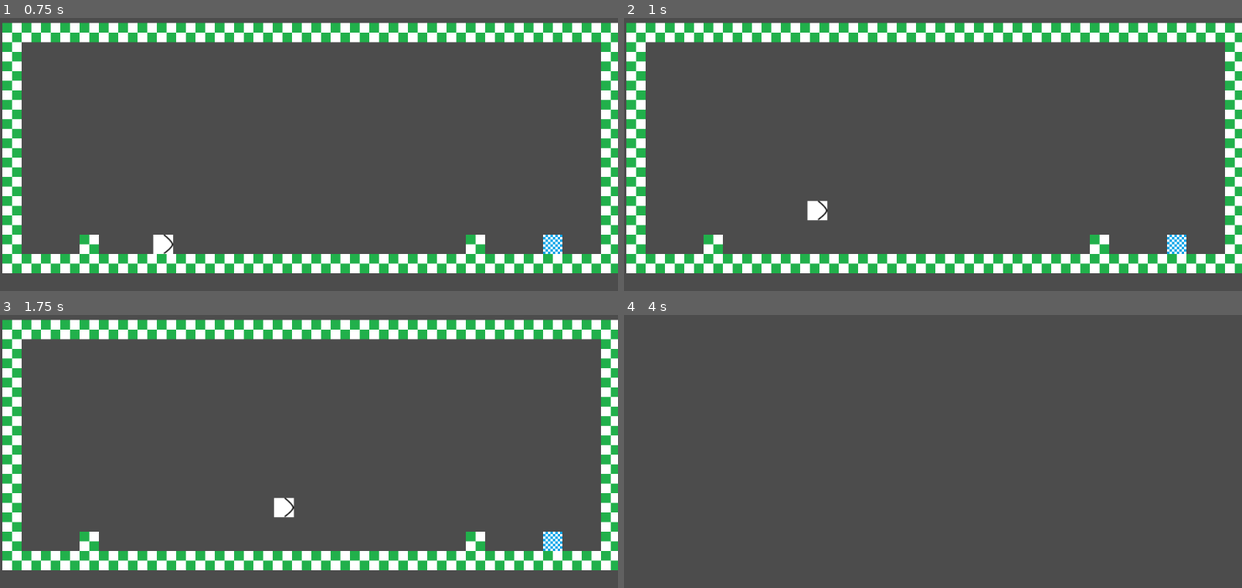
Above: before the commit, frames 1-4 (two rows, left to right).
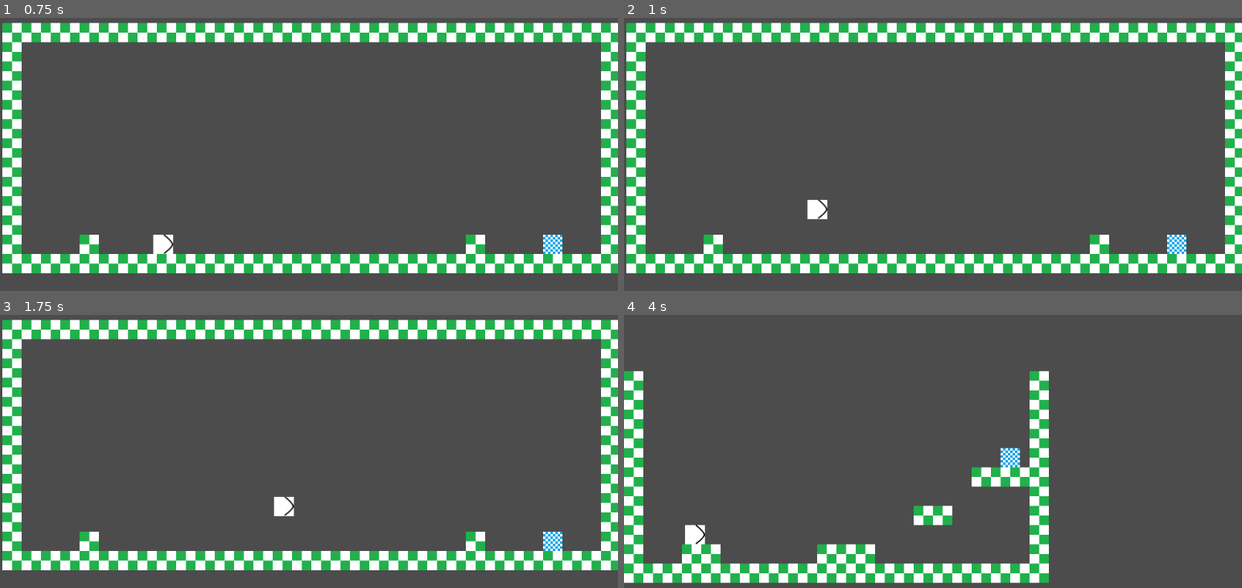
Above: after the commit, the same moments.

Repository: jjmontes/Indie-Dev-Jam-Es-10
Game: Godot game, scene res://Scenes/Game.tscn
Two runs of this game, one before a commit and one after it. Both use one fixed random seed, a clock stepped at 60 frames per second and the inputs below.
Inputs:
- Up to frame 1 (0.75 s): hold Ctrl from 0.53 s (still down)
- Up to frame 2 (1 s): keep holding Ctrl; tap Space at 0.77 s
- Up to frame 3 (1.75 s): release Ctrl at 1.28 s; tap Ctrl at 1.35 s; tap Space at 1.52 s
- Up to frame 4 (4 s): hold Ctrl 2.03-2.78 s; tap Ctrl at 2.85 s; tap Space at 3.02, 3.77 s; hold Ctrl from 3.53 s (still down)

Frame 1 is identical in both runs. In frame 2, less than 0.1% of the frame differs, in the area x 29-33%, y 66-75%; in frame 3, less than 0.1%; in frame 4, 12%, in the area x 0-69%, y 20-99%.

Commit message:
Se agrega el nivel 2

Diff:
--- /dev/null
+++ b/Scenes/Levels/002.tscn
@@ -0,0 +1,18 @@
+[gd_scene load_steps=4 format=2]
+
+[ext_resource path="res://Scenes/Tiles/Background.tscn" type="PackedScene" id=1]
+[ext_resource path="res://Scenes/Exit.tscn" type="PackedScene" id=2]
+[ext_resource path="res://Scripts/Levels/001.gd" type="Script" id=3]
+
+[node name="002" type="Node2D"]
+script = ExtResource( 3 )
+
+[node name="TileMap" parent="." instance=ExtResource( 1 )]
+tile_data = PoolIntArray( 393216, 0, 0, 393237, 0, 0, 458752, 0, 0, 458773, 0, 0, 524288, 0, 0, 524309, 0, 0, 589824, 0, 0, 589845, 0, 0, 655360, 0, 0, 655381, 0, 0, 720896, 0, 0, 720914, 0, 0, 720915, 0, 0, 720916, 0, 0, 720917, 0, 0, 786432, 0, 0, 786453, 0, 0, 851968, 0, 0, 851983, 0, 0, 851984, 0, 0, 851989, 0, 0, 917504, 0, 0, 917525, 0, 0, 983040, 0, 0, 983043, 0, 0, 983044, 0, 0, 983050, 0, 0, 983051, 0, 0, 983052, 0, 0, 983061, 0, 0, 1048576, 0, 0, 1048577, 0, 0, 1048578, 0, 0, 1048579, 0, 0, 1048580, 0, 0, 1048581, 0, 0, 1048582, 0, 0, 1048583, 0, 0, 1048584, 0, 0, 1048585, 0, 0, 1048586, 0, 0, 1048587, 0, 0, 1048588, 0, 0, 1048589, 0, 0, 1048590, 0, 0, 1048591, 0, 0, 1048592, 0, 0, 1048593, 0, 0, 1048594, 0, 0, 1048595, 0, 0, 1048596, 0, 0, 1048597, 0, 0 )
+
+[node name="Exit" parent="." instance=ExtResource( 2 )]
+position = Vector2( 640.127, 335.885 )
+
+[node name="PlayerStartPosition" type="Position2D" parent="."]
+position = Vector2( 90.8526, 459.174 )
+[connection signal="player_entered" from="Exit" to="." method="_on_Exit_player_entered"]
--- a/Scripts/Game.gd
+++ b/Scripts/Game.gd
@@ -4,7 +4,8 @@
 var index_level = 0
 var player = preload("res://Scenes/Player.tscn")
 var levels = [
-	preload("res://Scenes/Levels/001.tscn")
+	preload("res://Scenes/Levels/001.tscn"),
+	preload("res://Scenes/Levels/002.tscn"),
 ]
 
 func _ready():
--- a/Scripts/Player.gd
+++ b/Scripts/Player.gd
@@ -1,7 +1,7 @@
 extends KinematicBody2D
 
 var walk_speed = 200
-var jump_speed = -400
+var jump_speed = -410
 var gravity = 1200
 var jumping = false
 var velocity = Vector2()
